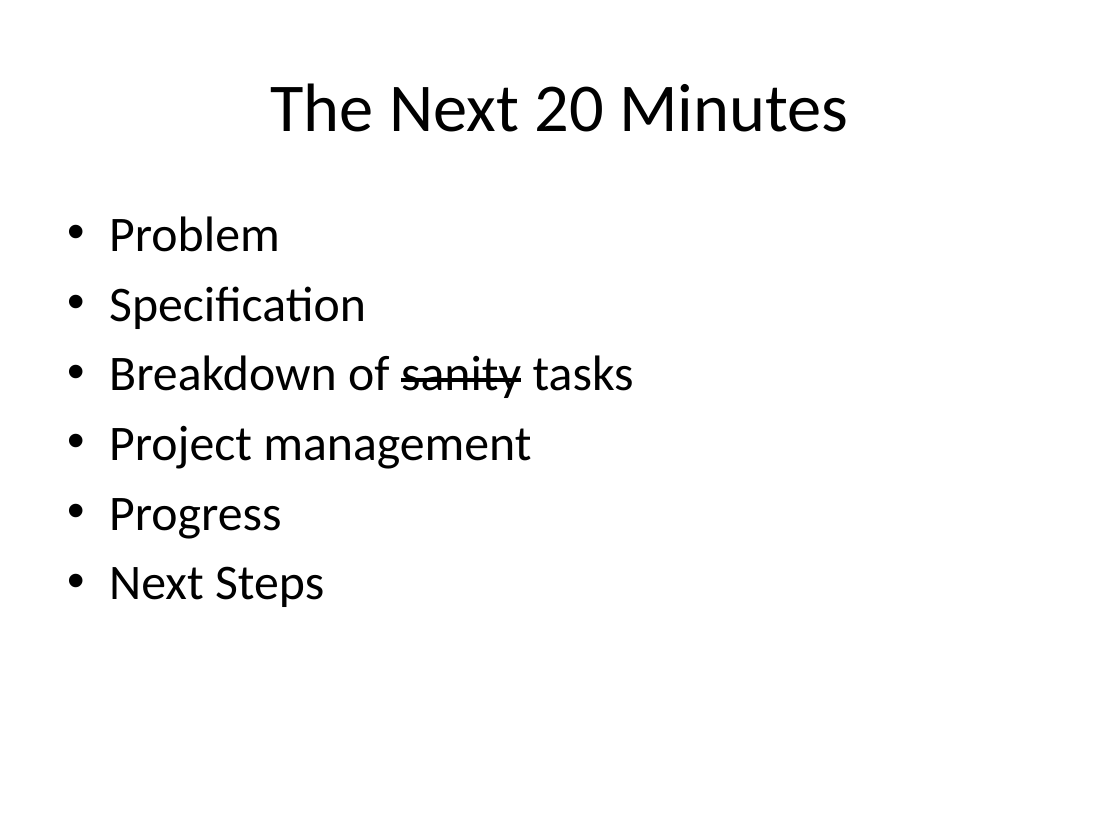
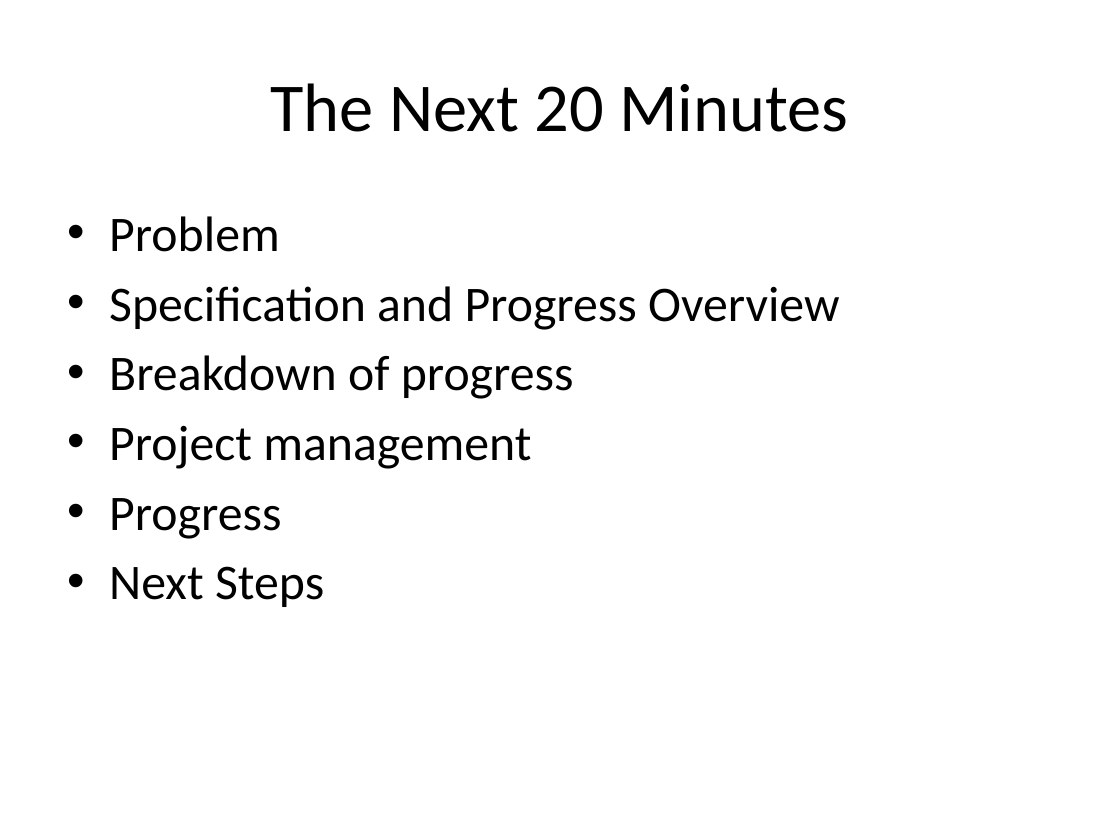
Before and after one commit to andybusse/uavcamera, a slide deck: slide 2 of documents/seminar 2/GDP Group 18 pres.pptx. Drawn at 1120x840 pixels with LibreOffice and Linux fonts; fonts in the diff are those of the drawing. Boxes give left, top, right and bottom in pixels: in the first picture for what was removed or moved away, otherwise in the second. Text is boxed around its words. In the diff, an @@ line names an element or a change of style, - is before the commit and + after.

```diff
--- a/documents/seminar 2/GDP Group 18 pres.pptx
+++ b/documents/seminar 2/GDP Group 18 pres.pptx
@@ text at box(109, 286, 840, 399): text changed @@
-• Specification
-• Breakdown of sanity tasks
+• Specification and Progress Overview
+• Breakdown of progress
```
Also in this commit, not shown: 16 other slides changed, 7 slides added, 4 slides removed, 2 other files.
